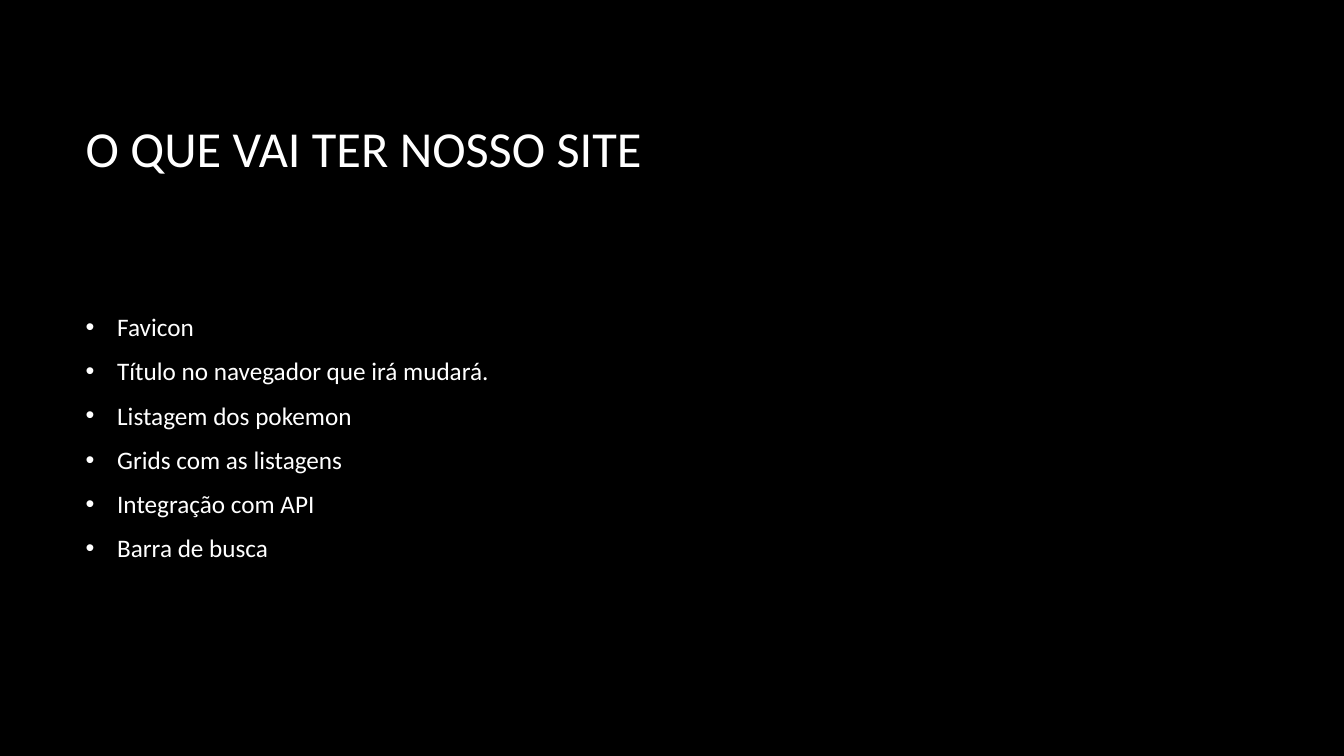
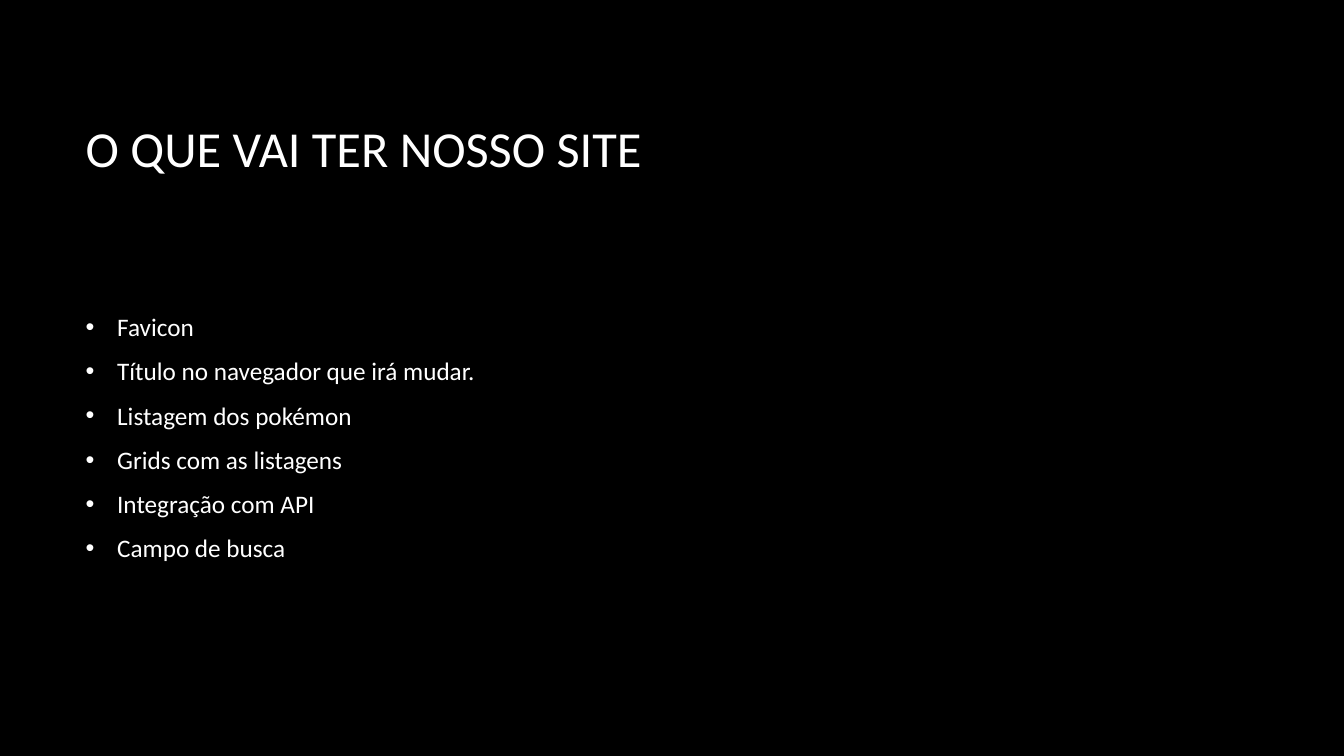
Before and after one commit to matheusantos09/minicurso-usando-api, a slide deck: slide 8 of UsandoApi.pptx. Drawn at 1344x756 pixels with LibreOffice and Linux fonts; fonts in the diff are those of the drawing; background and template pictures are left out. Boxes give left, top, right and bottom in pixels: in the first picture for what was removed or moved away, otherwise in the second. Text is boxed around its words. In the diff, an @@ line names an element or a change of style, - is before the commit and + after.

```diff
--- a/UsandoApi.pptx
+++ b/UsandoApi.pptx
@@ text at [117, 362, 474, 430]: text changed @@
-• Título no navegador que irá mudará.
-• Listagem dos pokemon
+• Título no navegador que irá mudar.
+• Listagem dos pokémon
@@ text at [117, 539, 285, 561]: text changed @@
-• Barra de busca
+• Campo de busca
```
Also in this commit, not shown: 3 other slides changed, 1 slide added, 12 other files.
